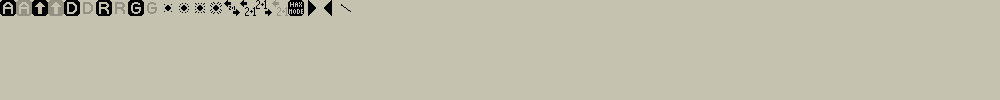
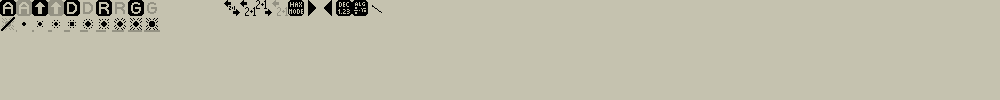
Comparing the layer stacks of the two 1000×100 images. Changes:
painted on "Attivati" over bbox(1, 0, 368, 31)
painted on "Disattivati" over bbox(2, 18, 160, 32)
painted on "Layer" over bbox(341, 4, 382, 13)
